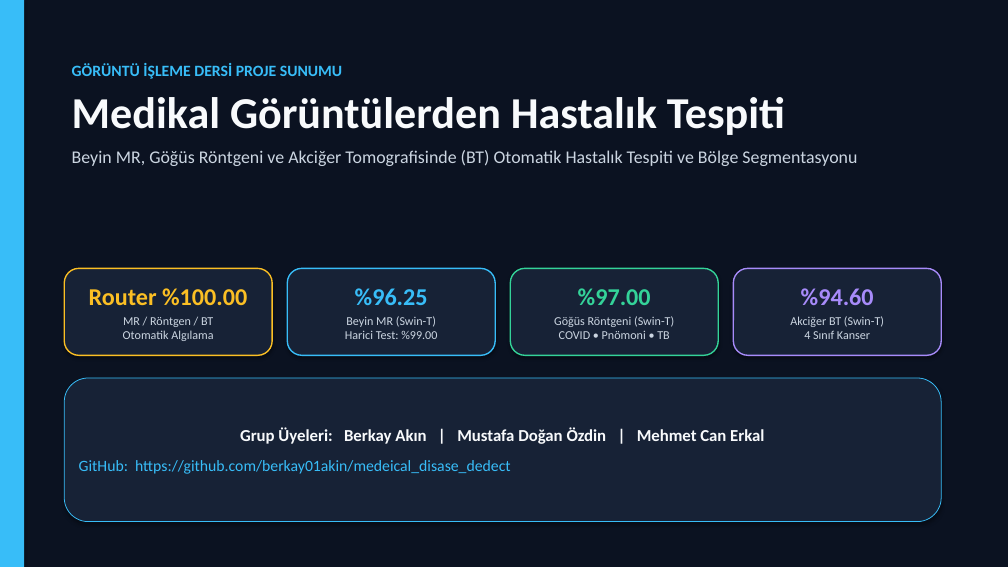
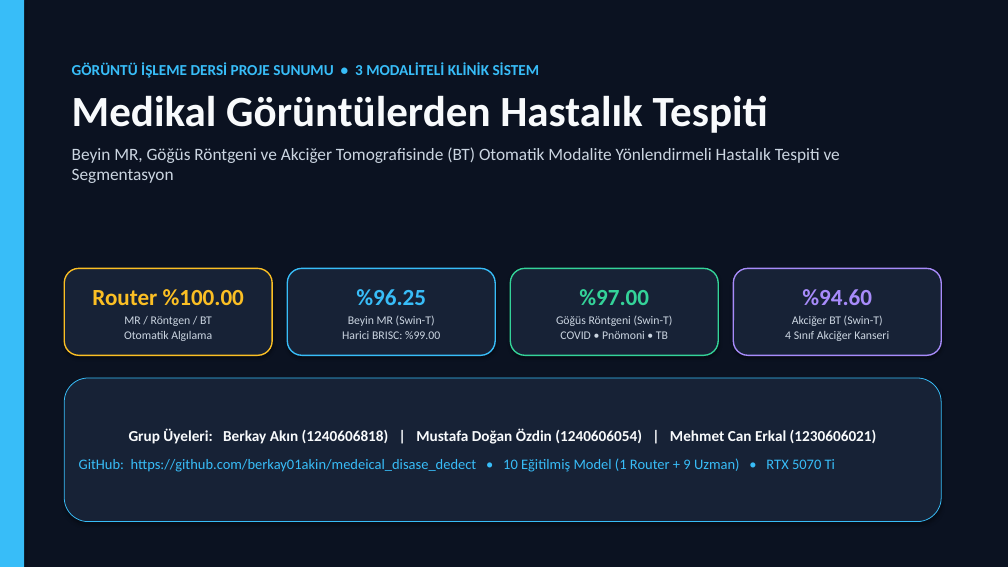
Before and after one commit to berkay01akin/medeical_disase_dedect, a slide deck: slide 1 of docs/Sunum_Medikal_Goruntu_Tespiti.pptx. Drawn at 1008x567 pixels with LibreOffice and Linux fonts; fonts in the diff are those of the drawing. Boxes give left, top, right and bottom in pixels: in the first picture for what was removed or moved away, otherwise in the second. Text is boxed around its words. In the diff, an @@ line names an element or a change of style, - is before the commit and + after.

```diff
--- a/docs/Sunum_Medikal_Goruntu_Tespiti.pptx
+++ b/docs/Sunum_Medikal_Goruntu_Tespiti.pptx
@@ text at bbox=[72, 62, 540, 78]: text changed; size 15 to 14.5 pt @@
-GÖRÜNTÜ İŞLEME DERSİ PROJE SUNUMU
+GÖRÜNTÜ İŞLEME DERSİ PROJE SUNUMU • 3 MODALİTELİ KLİNİK SİSTEM
@@ text at bbox=[72, 95, 768, 133]: size 42 to 41 pt in "Medikal Görüntülerden Hastalık Tespiti" @@
@@ text at bbox=[72, 147, 840, 183]: text changed; size 17 to 16.5 pt @@
-Beyin MR, Göğüs Röntgeni ve Akciğer Tomografisinde (BT) Otomatik Hastalık Tespiti ve Bölge Segmentasyonu
+Beyin MR, Göğüs Röntgeni ve Akciğer Tomografisinde (BT) Otomatik Modalite Yönlendirmeli Hastalık Tespiti ve Segmentasyon
@@ rounded rectangle "Router %100.00" at bbox=[64, 268, 272, 355]: size 23 to 22 pt in "Router %100.00"; size 11.5 to 11.2 pt in "MR / Röntgen / BT Otomatik Algılama" @@
@@ rounded rectangle "%97.00" at bbox=[510, 268, 718, 355]: size 23 to 22 pt in "%97.00"; size 11.5 to 11.2 pt in "Göğüs Röntgeni (Swin-T) COVID • Pnömoni • ..." @@
@@ text in rounded rectangle at bbox=[356, 289, 426, 305]: size 23 to 22 pt in "%96.25" @@
@@ text in rounded rectangle at bbox=[802, 289, 872, 305]: size 23 to 22 pt in "%94.60" @@
@@ text in rounded rectangle at bbox=[342, 316, 440, 339]: text changed; size 11.5 to 11.2 pt @@
-Beyin MR (Swin-T)
-Harici Test: %99.00
+Beyin MR (Swin-T)
+Harici BRISC: %99.00
@@ text in rounded rectangle at bbox=[785, 316, 889, 341]: text changed; size 11.5 to 11.2 pt @@
-Akciğer BT (Swin-T)
-4 Sınıf Kanser
+Akciğer BT (Swin-T)
+4 Sınıf Akciğer Kanseri
@@ text in rounded rectangle at bbox=[79, 428, 877, 472]: text changed; size 15 to 13.8 pt @@
-Grup Üyeleri: Berkay Akın | Mustafa Doğan Özdin | Mehmet Can Erkal
-GitHub: https://github.com/berkay01akin/medeical_disase_dedect
+Grup Üyeleri: Berkay Akın (1240606818) | Mustafa Doğan Özdin (1240606054) | Mehmet Can Erkal (1230606021)
+GitHub: https://github.com/berkay01akin/medeical_disase_dedect • 10 Eğitilmiş Model (1 Router + 9 Uzman) • RTX 5070 Ti
```
Also in this commit, not shown: 15 other slides changed, 6 slides added, 2 slides removed, 6 other files.
